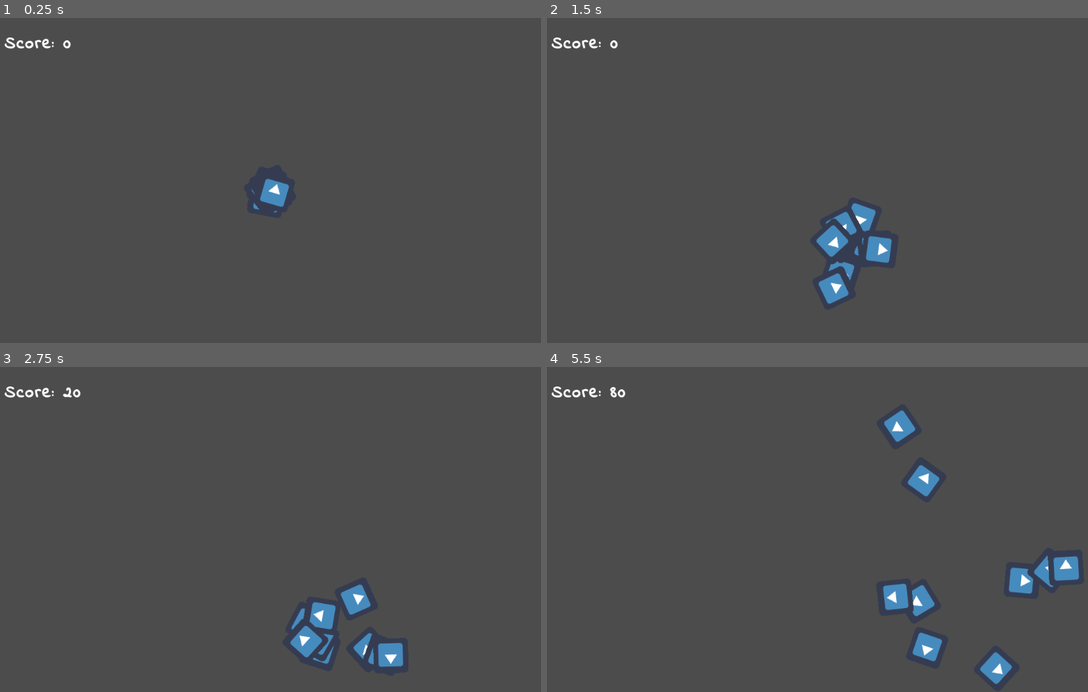
Above: before the commit, frames 1-4 (two rows, left to right).
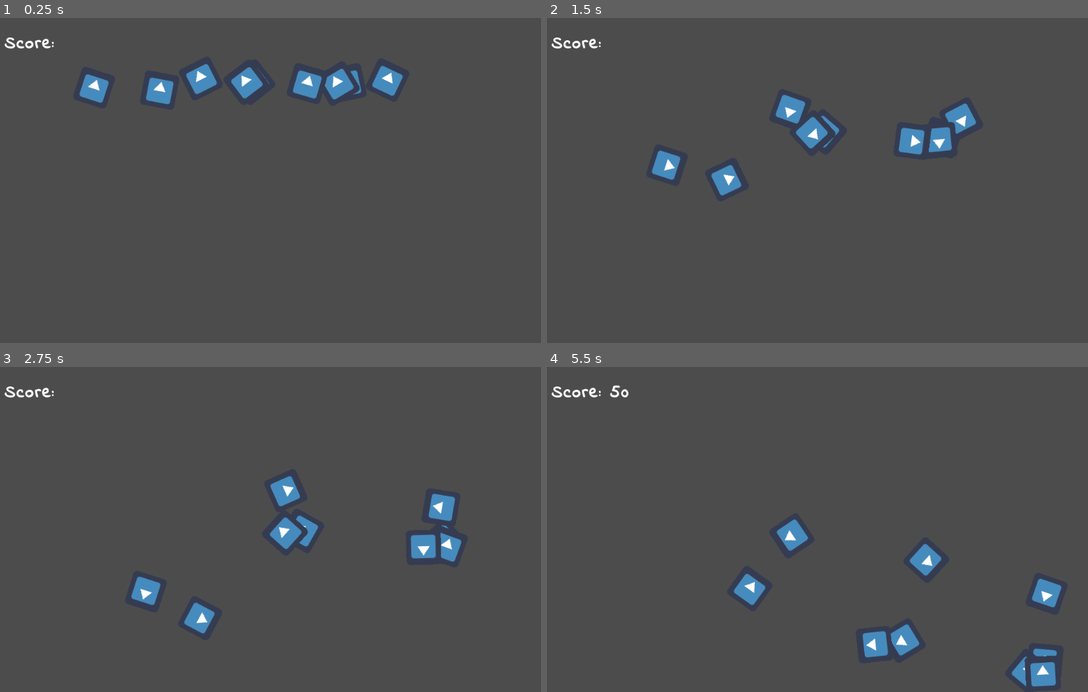
Above: after the commit, the same moments.

Repository: AlbertoPachecoDev/Marcador
Game: Godot game, scene res://Main.tscn
Two runs of this game, one before a commit and one after it. Both use one fixed random seed, a clock stepped at 60 frames per second and the inputs below. The engine's default icon, where the game draws it, is replaced by a stand-in: a white triangle on a blue panel in a dark square.
Inputs:
- Up to frame 1 (0.25 s): no input
- Up to frame 2 (1.5 s): no input
- Up to frame 3 (2.75 s): no input
- Up to frame 4 (5.5 s): no input

The runs differ from the first frame. In frame 1, 2.8% of the frame differs, in the area x 11-75%, y 6-61%; in frame 2, 3.9%; in frame 3, 4.2%; in frame 4, 5.3%, in the area x 11-99%, y 5-99%.

Commit message:
Ver 3.1: Small fixes
Sprites random initial position
Score.update(points)

Diff:
--- a/Score.gd
+++ b/Score.gd
@@ -15,5 +15,6 @@
 	randomize()
 	z_index = 1
 
-func update():
+func update_score(points):
+	score += points
 	$score_label.text = "Score: " + str(score)
--- a/godot.gd
+++ b/godot.gd
@@ -8,7 +8,7 @@
 func _ready():
 	vel = Vector2(rand_range(70,200),0).rotated(rand_range(0.4, PI/2))
 	spin = rand_range(-PI, PI)
-	set_position(screensize / 2)
+	set_position(Vector2(rand_range(150,screensize.x-150), 100))
 	set_process(true)
 
 func _process(delta):
@@ -17,11 +17,10 @@
 	pos += vel * delta
 	if pos.x+width >= screensize.x or pos.x-width <= 0:
 		vel.x *= -1
-		Score.score += 10
+		Score.update_score(10)
 		if not $bounce.playing: $bounce.play()
 	if pos.y+width >= screensize.y or pos.y-width <= 0:
 		vel.y *= -1
-		Score.score += 10
+		Score.update_score(10)
 		if not $bounce.playing: $bounce.play()
 	set_position(pos)
-	Score.update()
